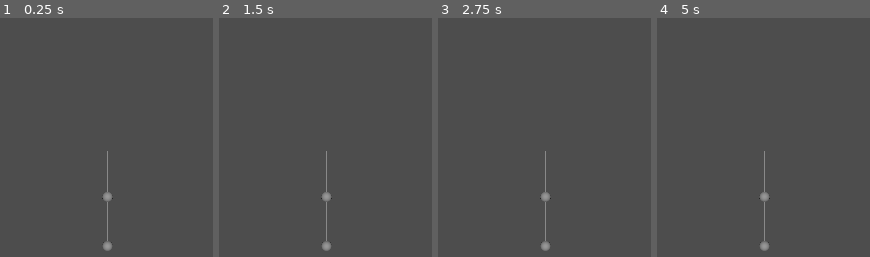
Above: before the commit, frames 1-4 (left to right).
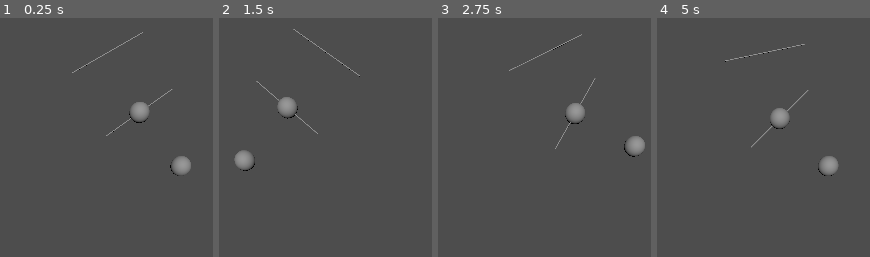
Above: after the commit, the same moments.

Repository: Jannat123665/Group1_Assignment-3
Game: Godot game, scene res://DoublePendulum3D.tscn
The game is run twice, just before and just after one commit, with the same random seed, the same clock (stepped at 60 frames per second) and the same inputs. After the commit the project has no main scene; this scene is started directly in both runs.
Inputs:
- Up to frame 1 (0.25 s): no input
- Up to frame 2 (1.5 s): no input
- Up to frame 3 (2.75 s): no input
- Up to frame 4 (5 s): no input

The runs differ from the first frame. In frame 1, 1.8% of the frame differs, in the area x 33-90%, y 5-98%; in frame 2, 1.8%; in frame 3, 1.8%; in frame 4, 1.9%, in the area x 31-85%, y 10-98%.

Commit message:
Script Draft 1
Added Scripts to make the bobs move, bobs move periodically perfectly. Arms are stuck horizontally with the bobs. Need fix.

Diff:
--- a/doublependulum/DoublePendulum3D.tscn
+++ b/doublependulum/DoublePendulum3D.tscn
@@ -10,29 +10,31 @@
 script = ExtResource("1_ssp5r")
 
 [node name="Arm1" type="Node3D" parent="."]
+transform = Transform3D(3, 0, 0, 0, 3, 0, 0, 0, 3, -0.000650167, 0, 0.00123072)
 
 [node name="String1" type="MeshInstance3D" parent="Arm1"]
 transform = Transform3D(0.005, 0, 0, 0, 0.2, 0, 0, 0, 0.005, 0.0012877, 1.00256, -0.000618279)
 mesh = SubResource("CylinderMesh_1h5y7")
 
-[node name="Bob2" type="MeshInstance3D" parent="Arm1"]
-transform = Transform3D(0.1, 0, 0, 0, 0.1, 0, 0, 0, 0.1, 0, 0.767384, 0)
+[node name="Bob2" type="MeshInstance3D" parent="Arm1/String1"]
+transform = Transform3D(20, 0, 0, 0, 0.5, 0, 0, 0, 20, -0.25754, -1.17588, 0.123656)
 mesh = SubResource("SphereMesh_astre")
 skeleton = NodePath("")
 
-[node name="Arm2" type="Node3D" parent="."]
+[node name="Arm2" type="Node3D" parent="Arm1/String1/Bob2"]
+transform = Transform3D(10, 0, 0, 0, 10, 0, 0, 0, 10, 0.0101201, -7.69395, 0.000103315)
 
-[node name="String1" type="MeshInstance3D" parent="Arm2"]
-transform = Transform3D(0.005, 0, 0, 0, 0.2, 0, 0, 0, 0.005, 0.0012877, 0.536875, -0.000618279)
+[node name="String1" type="MeshInstance3D" parent="Arm1/String1/Bob2/Arm2"]
+transform = Transform3D(0.005, 0, 0, 0, 0.2, 0, 0, 0, 0.005, 0.00154297, 0.551972, -0.00151759)
 mesh = SubResource("CylinderMesh_1h5y7")
 
-[node name="Bob2" type="MeshInstance3D" parent="Arm2"]
-transform = Transform3D(0.1, 0, 0, 0, 0.1, 0, 0, 0, 0.1, 0, 0.301698, 0)
+[node name="Bob2" type="MeshInstance3D" parent="Arm1/String1/Bob2/Arm2/String1"]
+transform = Transform3D(20, 0, 0, 0, 0.5, 0, 0, 0, 20, -0.25754, -1.17589, 0.123656)
 mesh = SubResource("SphereMesh_astre")
 skeleton = NodePath("")
 
 [node name="Camera3D" type="Camera3D" parent="."]
-transform = Transform3D(1, 0, 0, 0, 1, 0, 0, 0, 1, 0, 0.571424, 2.78699)
+transform = Transform3D(1, 0, 0, 0, 1, 0, 0, 0, 1, 0, 0.571424, 4.32495)
 
 [node name="DirectionalLight3D" type="DirectionalLight3D" parent="."]
-transform = Transform3D(1, 0, 0, 0, 1, 0, 0, 0, 1, 0, 0.571424, 2.78699)
+transform = Transform3D(1, 0, 0, 0, 1, 0, 0, 0, 1, 0, 0.571424, 4.32495)
--- a/doublependulum/double_pendulum_3d.gd
+++ b/doublependulum/double_pendulum_3d.gd
@@ -1,11 +1,75 @@
 extends Node3D
 
+# Constants for pendulum simulation
+var g: float = 9.81 # gravity
+var length1: float = 1.0 # length of the first pendulum arm
+var length2: float = 1.0 # length of the second pendulum arm
+var mass1: float = 1.0 # mass of the first pendulum bob
+var mass2: float = 1.0 # mass of the second pendulum bob
 
-# Called when the node enters the scene tree for the first time.
-func _ready() -> void:
-	pass # Replace with function body.
+# Initial angles and angular velocities
+var angle1: float = PI / 4 # start angle for the first arm
+var angle2: float = PI / 6 # start angle for the second arm
+var angle1_velocity: float = 0.0
+var angle2_velocity: float = 0.0
 
+# Nodes for the pendulum parts
+var arm1: Node3D
+var arm2: Node3D
+var bob1: Node3D
+var bob2: Node3D
 
-# Called every frame. 'delta' is the elapsed time since the previous frame.
-func _process(delta: float) -> void:
-	pass
+func _ready():
+	# Initialize nodes based on your specified hierarchy
+	arm1 = $Arm1/String1
+	bob1 = $Arm1/String1/Bob2
+	arm2 = $Arm1/String1/Bob2/Arm2/String1
+	bob2 = $Arm1/String1/Bob2/Arm2/String1/Bob2
+
+	# Check if nodes are assigned correctly
+	if arm1 == null or bob1 == null or arm2 == null or bob2 == null:
+		print("Error: One or more nodes are not assigned correctly.")
+		return
+
+func _physics_process(delta):
+	# Update the angles using the double pendulum equations
+	var num1 = -g * (2 * mass1 + mass2) * sin(angle1)
+	var num2 = -mass2 * g * sin(angle1 - 2 * angle2)
+	var num3 = -2 * sin(angle1 - angle2) * mass2
+	var num4 = angle2_velocity ** 2 * length2 + angle1_velocity ** 2 * length1 * cos(angle1 - angle2)
+	var denominator = length1 * (2 * mass1 + mass2 - mass2 * cos(2 * angle1 - 2 * angle2))
+	var angle1_acceleration = (num1 + num2 + num3 * num4) / denominator
+
+	num1 = 2 * sin(angle1 - angle2)
+	num2 = (angle1_velocity ** 2 * length1 * (mass1 + mass2))
+	num3 = g * (mass1 + mass2) * cos(angle1)
+	num4 = angle2_velocity ** 2 * length2 * mass2 * cos(angle1 - angle2)
+	denominator = length2 * (2 * mass1 + mass2 - mass2 * cos(2 * angle1 - 2 * angle2))
+	var angle2_acceleration = (num1 * (num2 + num3 + num4)) / denominator
+
+	# Update angular velocities and angles
+	angle1_velocity += angle1_acceleration * delta
+	angle2_velocity += angle2_acceleration * delta
+	angle1 += angle1_velocity * delta
+	angle2 += angle2_velocity * delta
+
+	# Update positions to ensure they are connected in the intended plane
+	update_pendulum_positions()
+
+func update_pendulum_positions():
+	# Calculate the exact position of bob1 based on angle1
+	var bob1_position = Vector3(length1 * sin(angle1), -length1 * cos(angle1), 0)
+	bob1.global_transform.origin = arm1.global_transform.origin + bob1_position
+
+	# Position and rotate arm1 to point towards bob1
+	arm1.look_at(bob1.global_transform.origin, Vector3(0, 1, 0))
+
+	# Explicitly position arm2 at bob1’s position and align with bob2
+	arm2.global_transform.origin = bob1.global_transform.origin
+
+	# Calculate the exact position of bob2 based on angle2, relative to arm2
+	var bob2_position = Vector3(length2 * sin(angle2), -length2 * cos(angle2), 0)
+	bob2.global_transform.origin = arm2.global_transform.origin + bob2_position
+
+	# Position and rotate arm2 to point towards bob2
+	arm2.look_at(bob2.global_transform.origin, Vector3(0, 1, 0))
--- a/doublependulum/project.godot
+++ b/doublependulum/project.godot
@@ -10,7 +10,6 @@
 
 [application]
 
-config/name="DoublePendulum"
-run/main_scene="res://DoublePendulum3D.tscn"
+config/name="MovingGlider"
+run/main_scene="res://main.tscn"
 config/features=PackedStringArray("4.3", "Forward Plus")
-config/icon="res://icon.svg"
